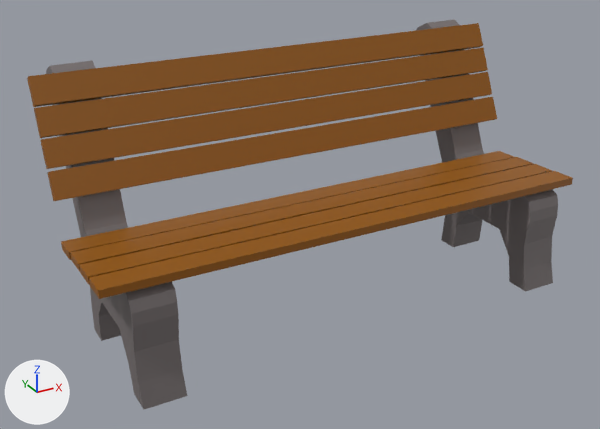
Renders of the FBX model TEST01/Assets/cho_model/bench.fbx from each side of a commit.
The view is the same before and after, from a 50 mm lens placed at (-3.69, -6.13, 4.09), pointed at (-0.2, 0.22, 0.91). The axes (+X, +Y, +Z) are drawn at lower left. The lights are the same throughout. Where no turn or scale is listed for an object, it has been applied to the vertices.
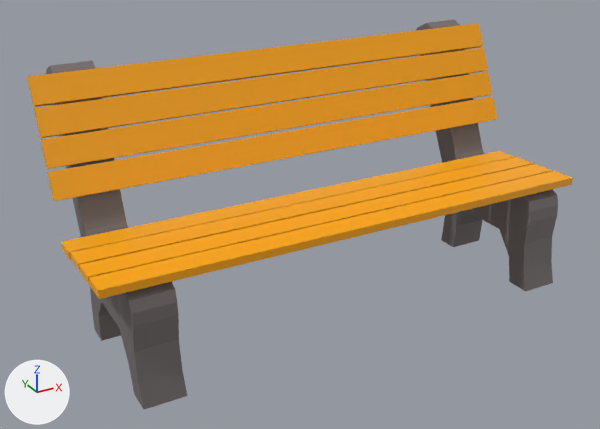
Location of each change, (x1, y1, x2, y2) in pixels of the pictures (600 x 429 px):
'Cube', recoloured (brown to orange)
    both: (27, 23, 573, 299)

Patch to the scene script:
```diff
--- a/TEST01/Assets/cho_model/bench.fbx.py
+++ b/TEST01/Assets/cho_model/bench.fbx.py
@@ mat_material_001 @@
 mat_material_001 = principled_material('Material.001')
-mat_material_001.base_color = (0.288, 0.096, 0.0)  # brown #925700
+mat_material_001.base_color = (1.0, 0.403, 0.0)  # orange #ffaa00
```
